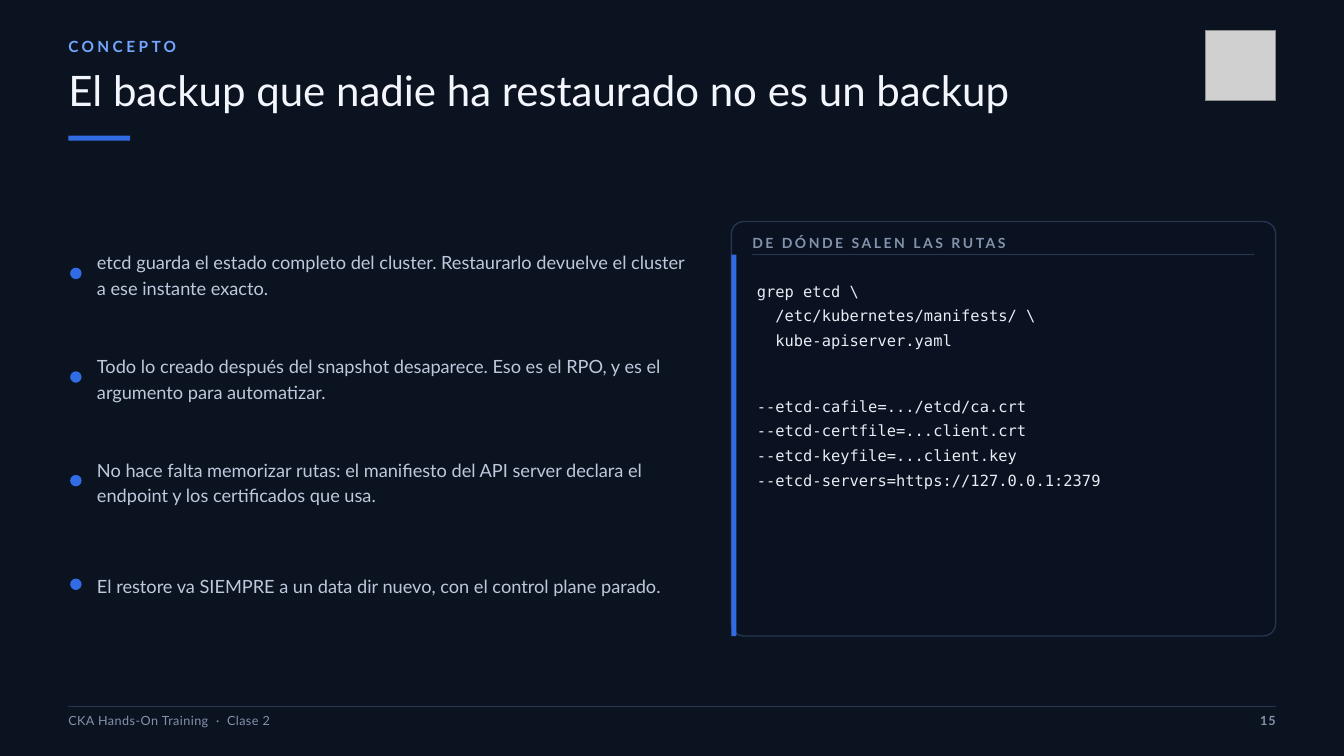
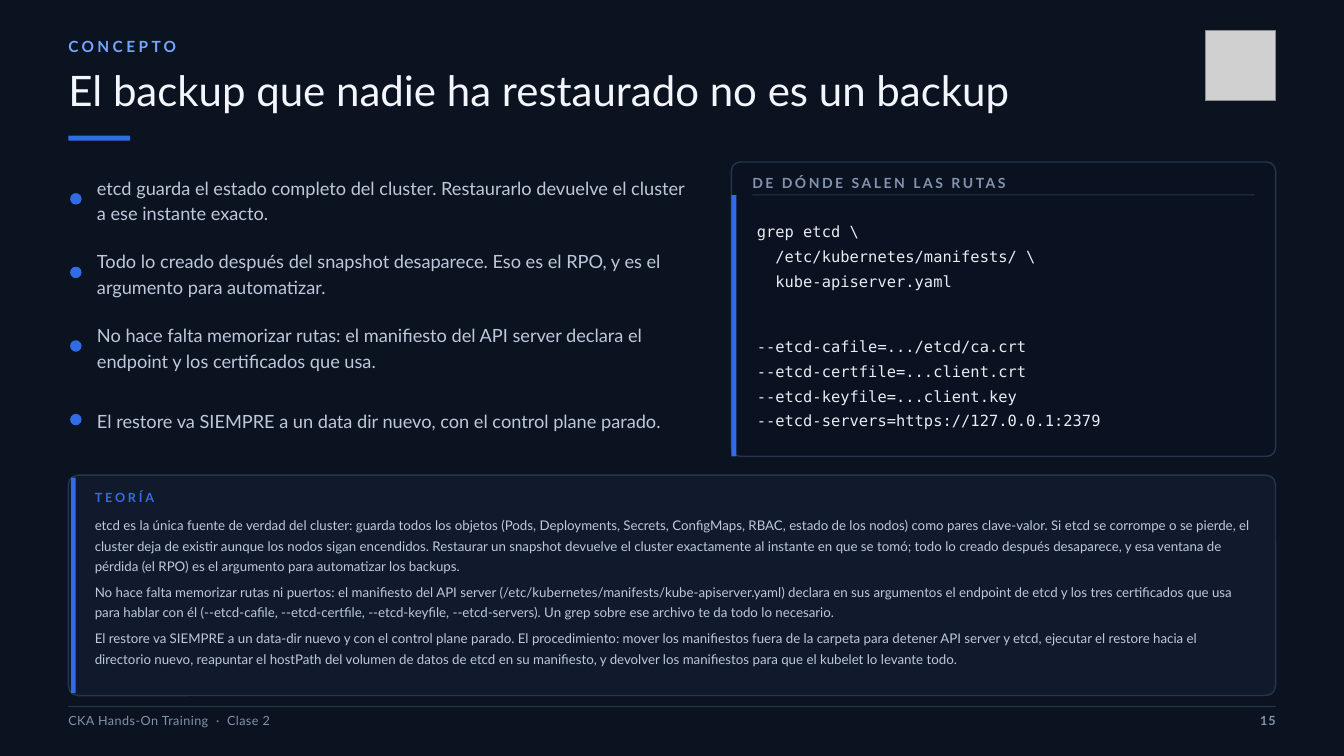
Before and after one commit to brettsacuna/CKA-TRAINING, a slide deck: slide 15 of CLASE-02/01-CLASE-02-CKA.pptx. Drawn at 1344x756 pixels with LibreOffice and Linux fonts; fonts in the diff are those of the drawing; grey boxes stand for pictures. Boxes give left, top, right and bottom in pixels: in the first picture for what was removed or moved away, otherwise in the second. Text is boxed around its words. In the diff, an @@ line names an element or a change of style, - is before the commit and + after.

```diff
--- a/CLASE-02/01-CLASE-02-CKA.pptx
+++ b/CLASE-02/01-CLASE-02-CKA.pptx
@@ text "etcd guarda el estado completo ...": place and size @@
-text "etcd guarda el estado completo ..." at (97,255,685,295)
+text "etcd guarda el estado completo ..." at (97,181,685,220)
@@ rounded rectangle: place and size @@
-rounded rectangle at (732,222,1276,636)
+rounded rectangle at (732,162,1276,457)
@@ ellipse: place and size @@
-ellipse at (71,268,82,279)
+ellipse at (71,194,82,205)
@@ rectangle: place and size @@
-rectangle at (732,255,737,636)
+rectangle at (732,196,737,457)
@@ 2 texts, 1 rectangle: place and size @@
-2 texts, 1 rectangle at (752,228,1254,489)
+2 texts, 1 rectangle at (752,168,1254,429)
@@ text "Todo lo creado después del ...": place and size @@
-text "Todo lo creado después del ..." at (97,359,661,403)
+text "Todo lo creado después del ..." at (97,254,661,298)
@@ ellipse: place and size @@
-ellipse at (71,371,82,382)
+ellipse at (71,267,82,278)
@@ text "No hace falta memorizar rutas: ...": place and size @@
-text "No hace falta memorizar rutas: ..." at (97,463,642,505)
+text "No hace falta memorizar rutas: ..." at (97,328,642,371)
@@ ellipse: place and size @@
-ellipse at (71,475,82,486)
+ellipse at (71,341,82,352)
@@ text "El restore va SIEMPRE a ...": place and size @@
-text "El restore va SIEMPRE a ..." at (97,579,660,596)
+text "El restore va SIEMPRE a ..." at (97,414,660,431)
@@ ellipse: place and size @@
-ellipse at (71,579,82,590)
+ellipse at (71,414,82,425)
@@ rounded rectangle added at (69,475,1276,696), fill #111A2C, outline #26354E 1 pt @@
@@ rectangle added at (72,478,76,694), fill #326CE5 @@
@@ text added at (95,491,1249,667), 9.5 pt, text #BDC9DB @@
+TEORÍA
+etcd es la única fuente de verdad del cluster: guarda todos los objetos (Pods, Deployments, Secrets, ConfigMaps, RBAC, estado de los nodos) como pares clave-valor. Si etcd se corrompe o se pierde, el cluster deja de existir aunque los nodos sigan encendidos. Restaurar un snapshot devuelve el cluster exactamente al instante en que se tomó; todo lo creado después desaparece, y esa ventana de pérdida (el RPO) es el argumento para automatizar los backups.
+No hace falta memorizar rutas ni puertos: el manifiesto del API server (/etc/kubernetes/manifests/kube-apiserver.yaml) declara en sus argumentos el endpoint de etcd y los tres certificados que usa para hablar con él (--etcd-cafile, --etcd-certfile, --etcd-keyfile, --etcd-servers). Un grep sobre ese archivo te da todo lo necesario.
+El restore va SIEMPRE a un data-dir nuevo y con el control plane parado. El procedimiento: mover los manifiestos fuera de la carpeta para detener API server y etcd, ejecutar el restore hacia el directorio nuevo, reapuntar el hostPath del volumen de datos de etcd en su manifiesto, y devolver los manifiestos para que el kubelet lo levante todo.
```
Also in this commit, not shown: 6 other slides changed, 14 other files.
